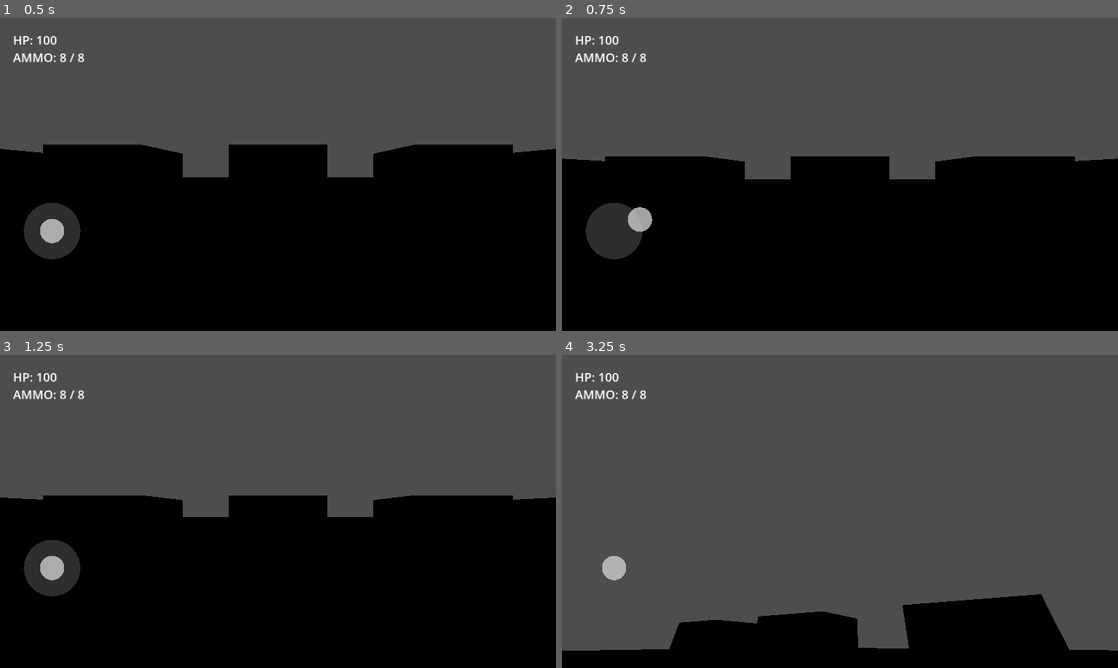
Above: before the commit, frames 1-4 (two rows, left to right).
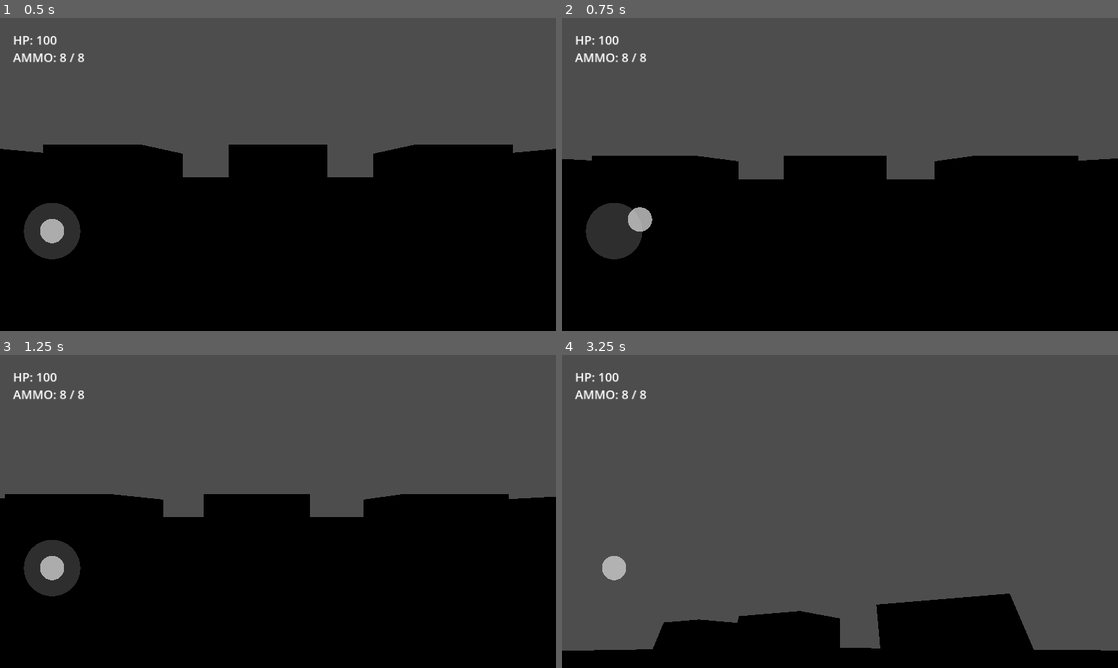
Above: after the commit, the same moments.

Repository: d25412477-cloud/stalker-mobil
Game: Godot game, scene res://main.tscn
Two runs of this game, one before a commit and one after it. Both use one fixed random seed, a clock stepped at 60 frames per second and the inputs below.
Inputs (mouse positions are in pixels of both pictures, inside the frame that each line leads up to):
- Up to frame 1 (0.5 s): no input
- Up to frame 2 (0.75 s): tap Enter (ui_accept) at 0.5 s; drag from (612, 230) to (895, 105) at 0.52 s
- Up to frame 3 (1.25 s): no input
- Up to frame 4 (3.25 s): drag from (728, 527) to (812, 574) at 1.27 s; tap Enter (ui_accept) at 2 s; move the mouse to (895, 442) at 2.02 s; hold D 2.03-2.75 s; drag from (812, 574) to (673, 464) at 2.77 s

Frame 1 is identical in both runs. In frame 2, 0.4% of the frame differs, in the area x 0-100%, y 44-52%; in frame 3, 1.3%; in frame 4, 2.7%, in the area x 5-99%, y 76-95%.

Commit message:
Update main.tscn

Diff:
--- a/main.tscn
+++ b/main.tscn
@@ -5,8 +5,10 @@
 [ext_resource type="PackedScene" path="res://player.tscn" id="2"]
 [ext_resource type="Script" path="res://hud.gd" id="3"]
 [ext_resource type="Script" path="res://joystick.gd" id="4"]
+[ext_resource type="Script" path="res://main.gd" id="5"]
 
 [node name="Main" type="Node3D"]
+script = ExtResource("5")
 
 [node name="Cordon" type="Node3D" parent="."]
 script = ExtResource("1")
